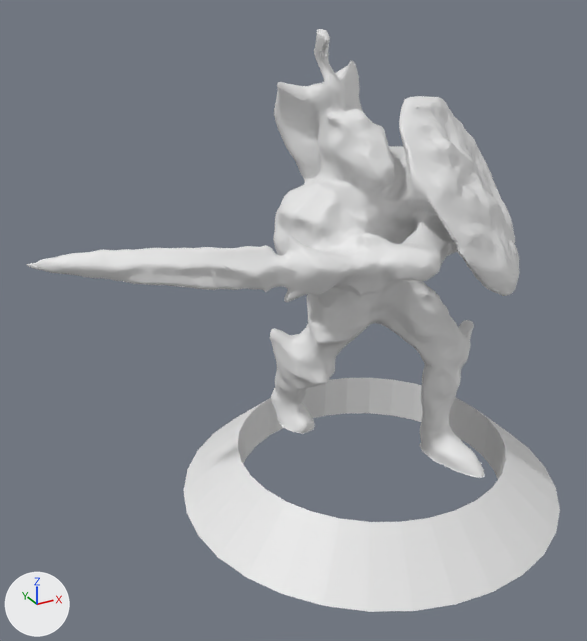
A saved change to the OBJ model assets/models/hero_tovak.obj.
The view is the same before and after, from a 50 mm lens placed at (-2.24, -3.19, 2.67), pointed at (-0.47, 0.03, 1.06). The lights are fixed; the arrows at lower left show +X, +Y and +Z. The older version comes first. Where no turn or scale is listed for an object, it has been applied to the vertices. Vertices at exactly the same position are counted once.

The first picture shows 'Tovak_Base_Arythea.006'.
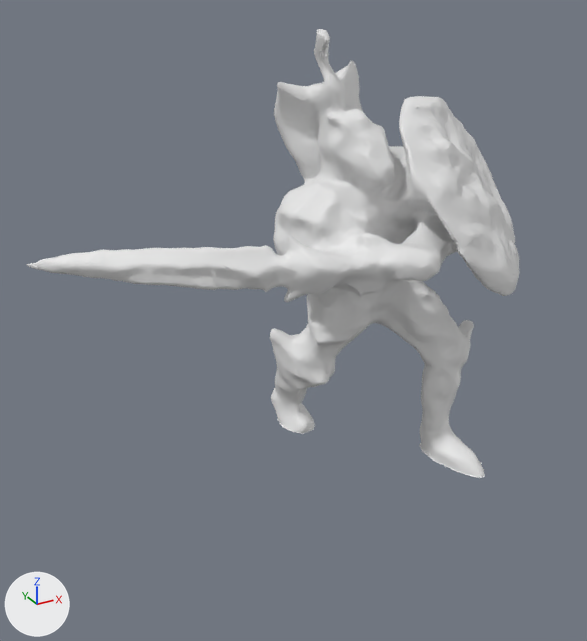
The change, as a diff of the scene's bpy script:
```diff
--- a/assets/models/hero_tovak.obj.py
+++ b/assets/models/hero_tovak.obj.py
@@ me_tovak_base_arythea_006 @@
 # used by ob_tovak_base_arythea_006; location = (0.0, 0.0, 0.0)
-me_tovak_base_arythea_006.from_pydata(...)  # 12055 vertices, 24012 faces, 16 loose edges; spans x -1.62..1.04, y -1.04..1.04, z 0.0..2.41
+me_tovak_base_arythea_006.from_pydata(...)  # 11962 vertices, 23820 faces, 16 loose edges; spans x -1.62..1.04, y -1.04..1.02, z 0.0..2.41
+# me_tovak_base_arythea_006 part 1
+# 93 vertices are removed from x -1.04..1.04, y -1.02..1.04, z 0.0..0.26
+# 192 faces are deleted
+# 15 loose edges are deleted
+# 15 loose edges are added
```

Location of each change, [x1, y1, x2, y2] in pixels of the pictures (587 x 641 px):
'Tovak_Base_Arythea.006', reshaped: before [27, 29, 560, 612]; after [27, 29, 519, 478]
part 1 of me_tovak_base_arythea_006, cut back: before [184, 378, 560, 612]
